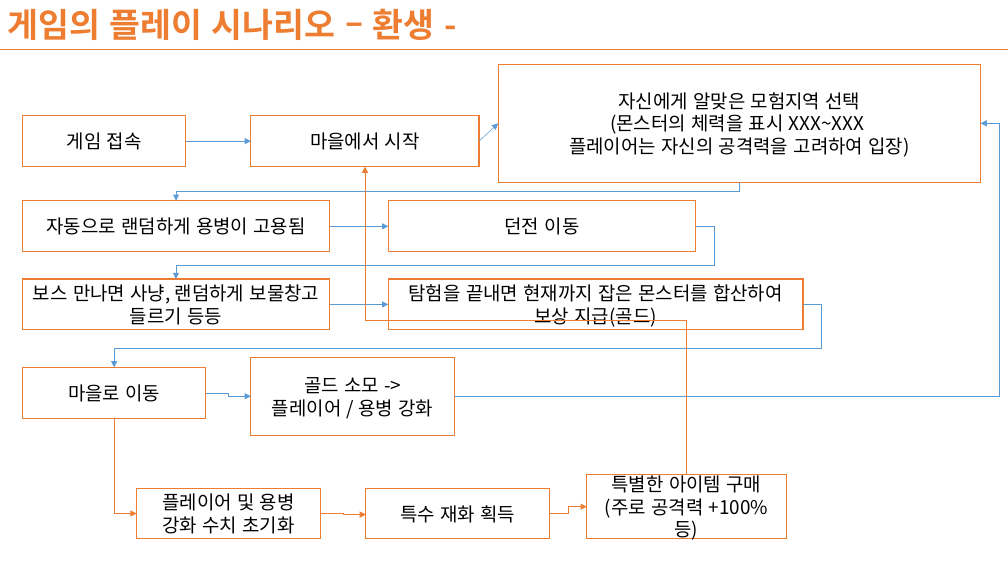
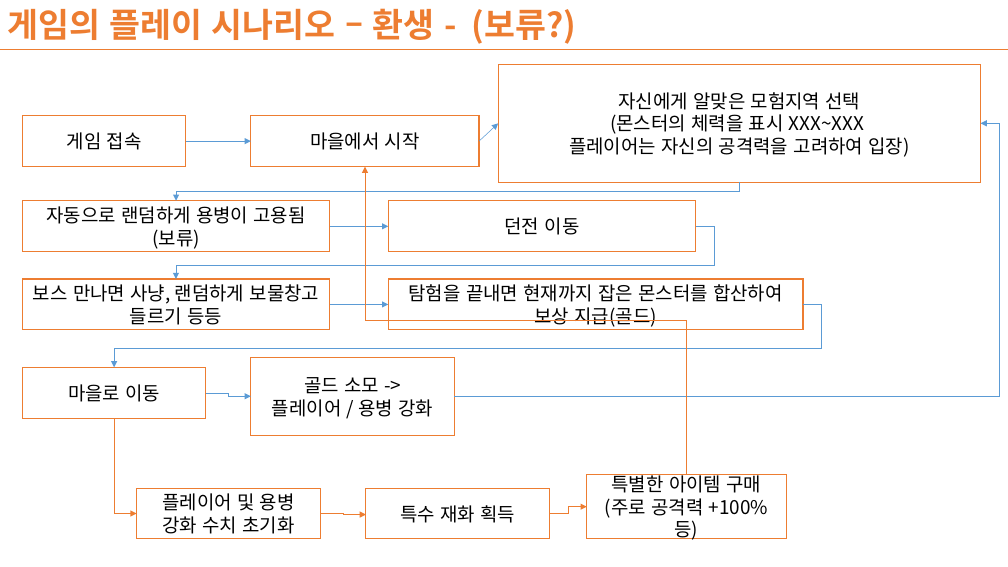
Before and after one commit to skyser2003/G, a slide deck: slide 7 of Design/Documents/Project G Introduction.pptx. Drawn at 1008x567 pixels with LibreOffice and Linux fonts; fonts in the diff are those of the drawing. Boxes give left, top, right and bottom in pixels: in the first picture for what was removed or moved away, otherwise in the second. Text is boxed around its words. In the diff, an @@ line names an element or a change of style, - is before the commit and + after.

```diff
--- a/Design/Documents/Project G Introduction.pptx
+++ b/Design/Documents/Project G Introduction.pptx
@@ text at (x1=7, y1=8, x2=577, y2=44): text changed @@
-게임의 플레이 시나리오 – 환생 -
+게임의 플레이 시나리오 – 환생 - (보류?)
@@ text in rectangle at (x1=152, y1=229, x2=200, y2=249): paragraph added @@
+(보류)
```
Also in this commit, not shown: 5 other slides changed, 4 other files.
